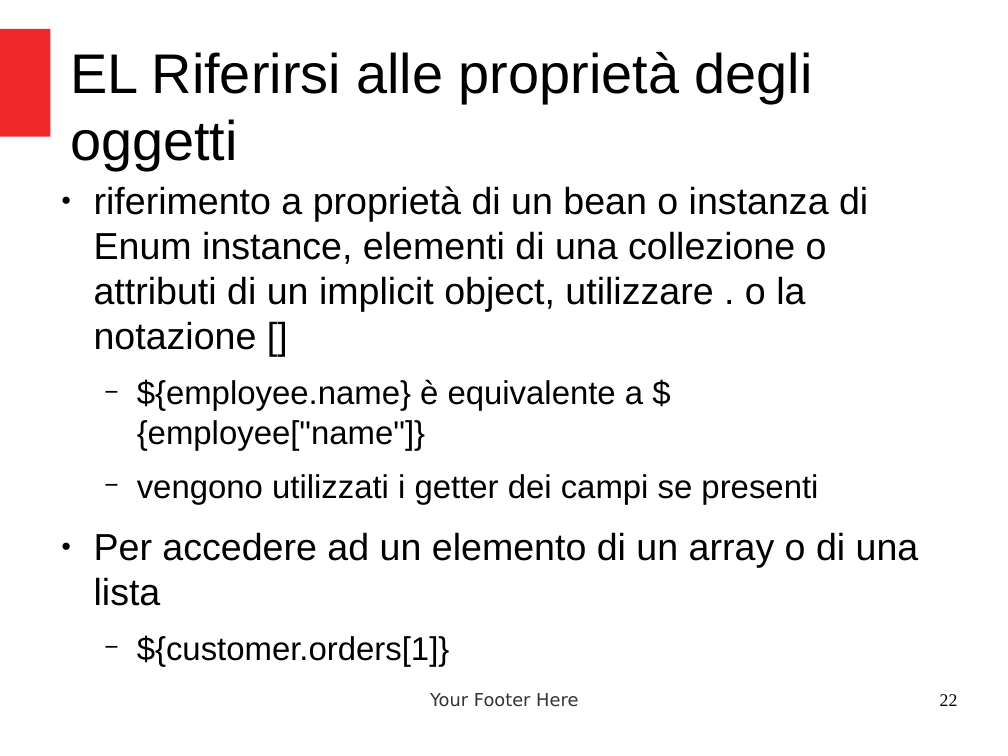
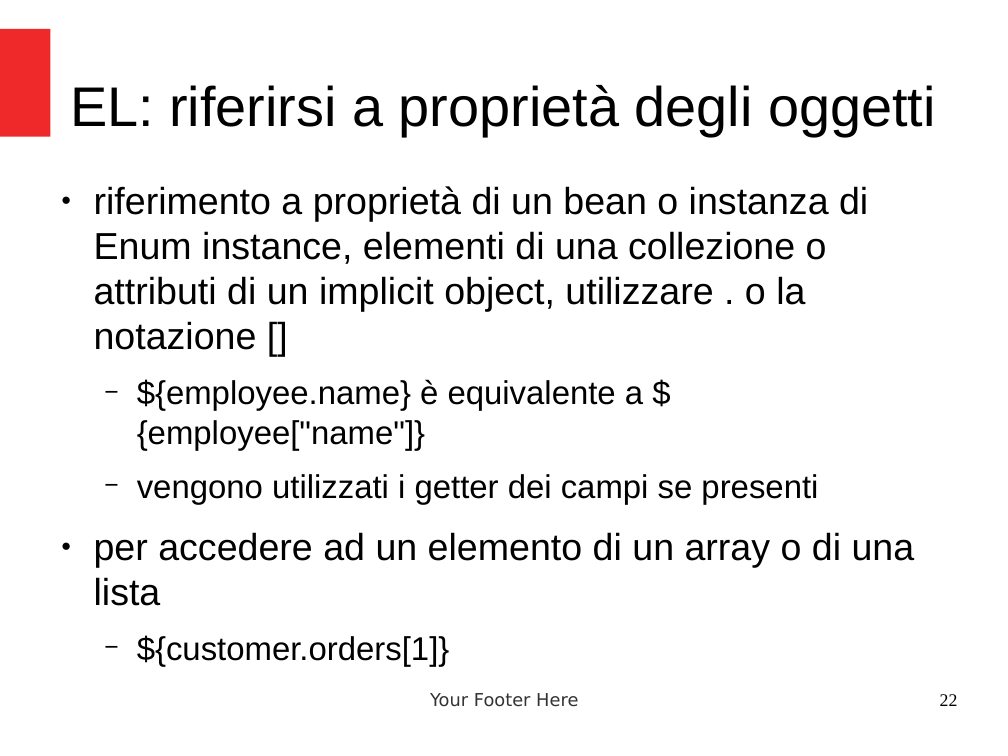
Before and after one commit to criluc/servlet-jsp-tutorial, a slide deck: slide 22 of Introduzione a JSP e Java MVC.odp. Drawn at 1008x756 pixels with LibreOffice and Linux fonts; fonts in the diff are those of the drawing. Boxes give left, top, right and bottom in pixels: in the first picture for what was removed or moved away, otherwise in the second. Text is boxed around its words. In the diff, an @@ line names an element or a change of style, - is before the commit and + after.

```diff
--- a/Introduzione a JSP e Java MVC.odp
+++ b/Introduzione a JSP e Java MVC.odp
@@ title at (x1=70, y1=85, x2=936, y2=136): text changed @@
-EL Riferirsi alle proprietà degli oggetti
+EL: riferirsi a proprietà degli oggetti
@@ text at (x1=94, y1=532, x2=915, y2=606): text changed @@
-● Per accedere ad un elemento di un array o di una lista
+● per accedere ad un elemento di un array o di una lista
```
Also in this commit, not shown: 5 other slides changed.
